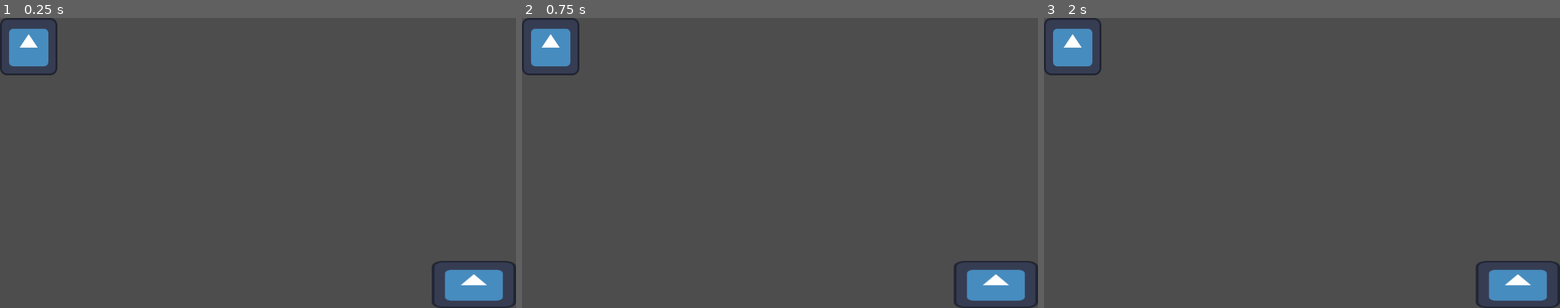
Above: before the commit, frames 1-3 (left to right).
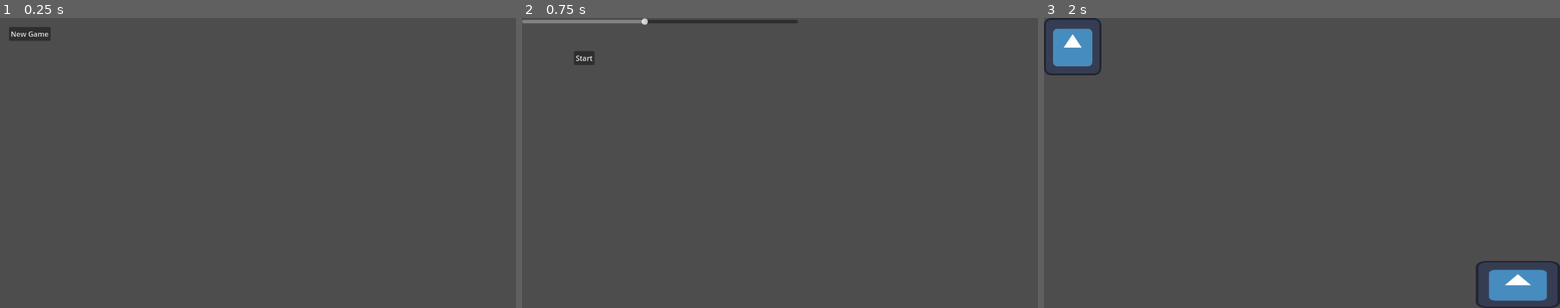
Above: after the commit, the same moments.

Repository: IsaacWalters256/BumblingGnomes
Game: Godot game, scene res://NC/main_main_node.tscn
Same seed, same stepped clock (60 frames per second), same inputs: the game is played once before the commit and once after it. The engine's default icon, where the game draws it, is replaced by a stand-in: a white triangle on a blue panel in a dark square.
Inputs (mouse positions are in pixels of both pictures, inside the frame that each line leads up to):
- Up to frame 1 (0.25 s): no input
- Up to frame 2 (0.75 s): click (552, 32) at 0.5 s, where only the run after the commit has a clickable "New Game"
- Up to frame 3 (2 s): click (1105, 58) at 1.25 s, where only the run after the commit has a clickable "Start"

The runs differ from the first frame. In frame 1, 2.9% of the frame differs, in the area x 0-100%, y 0-100%; in frame 2, 3.6%; in frame 3, nothing differs.
Error after the commit: Invalid access to property or key 'speech' on a base object of type 'Node2D (boss_talk_screen.gd)'. (res://NC/game_manager.gd:11)

Commit message:
started menu

Diff:
--- /dev/null
+++ b/NC/Menues/difficulty_screen.gd
@@ -0,0 +1,16 @@
+extends Control
+
+#have a whole bunch of sliders here liek gnome quality and such
+
+func _unhandled_input(event):
+	if event is InputEventKey:
+		if event.pressed and event.keycode == KEY_ENTER:
+			#get_tree().quit()
+			new_game()
+
+
+func _on_start_button_pressed() -> void:
+	new_game()
+
+func new_game():
+	get_parent().change_screens("start_game",[get_node("HSlider").value])
--- /dev/null
+++ b/NC/Menues/difficulty_screen.tscn
@@ -0,0 +1,31 @@
+[gd_scene load_steps=2 format=3 uid="uid://cxw2xx2yyfj67"]
+
+[ext_resource type="Script" uid="uid://beasdco50vtqx" path="res://NC/Menues/difficulty_screen.gd" id="1_vw1yv"]
+
+[node name="DifficultyScreen" type="Control"]
+layout_mode = 3
+anchors_preset = 15
+anchor_right = 1.0
+anchor_bottom = 1.0
+grow_horizontal = 2
+grow_vertical = 2
+script = ExtResource("1_vw1yv")
+
+[node name="HSlider" type="HSlider" parent="."]
+layout_mode = 0
+offset_right = 616.0
+offset_bottom = 16.0
+min_value = 1.0
+max_value = 10.0
+value = 5.0
+
+[node name="StartButton" type="Button" parent="."]
+layout_mode = 0
+offset_left = 116.0
+offset_top = 74.0
+offset_right = 124.0
+offset_bottom = 82.0
+text = "Start
+"
+
+[connection signal="pressed" from="StartButton" to="." method="_on_start_button_pressed"]
--- /dev/null
+++ b/NC/Menues/gnome_text_box.gd
@@ -0,0 +1,12 @@
+extends Control
+
+func _unhandled_input(event):
+	if event is InputEventKey:
+		if event.pressed and event.keycode == KEY_ENTER:#would also be on tapping the screen
+			#get_tree().quit()
+			skip_text()
+
+func skip_text():
+	pass#if text already loaded, goes to next
+
+#use a Tween to animate the visible_ratio or visible_characters property of a Label or RichTextLabel
--- /dev/null
+++ b/NC/Menues/gnome_text_box.tscn
@@ -0,0 +1,64 @@
+[gd_scene load_steps=4 format=3 uid="uid://d4c4d7npa8128"]
+
+[ext_resource type="Script" uid="uid://c0gmaudc107c1" path="res://NC/Menues/gnome_text_box.gd" id="1_5hjk2"]
+
+[sub_resource type="StyleBoxFlat" id="StyleBoxFlat_5hjk2"]
+bg_color = Color(0, 0, 0, 0.384314)
+border_width_left = 4
+border_width_top = 4
+border_width_right = 4
+border_width_bottom = 4
+border_color = Color(1, 1, 1, 1)
+
+[sub_resource type="Theme" id="Theme_40a4p"]
+PanelContainer/styles/panel = SubResource("StyleBoxFlat_5hjk2")
+
+[node name="GnomeTextBox" type="Control"]
+layout_mode = 3
+anchors_preset = 15
+anchor_right = 1.0
+anchor_bottom = 1.0
+grow_horizontal = 2
+grow_vertical = 2
+script = ExtResource("1_5hjk2")
+
+[node name="MarginContainer" type="MarginContainer" parent="."]
+layout_mode = 1
+anchors_preset = 12
+anchor_top = 1.0
+anchor_right = 1.0
+anchor_bottom = 1.0
+offset_top = -31.0
+grow_horizontal = 2
+grow_vertical = 0
+theme_override_constants/margin_left = 10
+theme_override_constants/margin_right = 10
+theme_override_constants/margin_bottom = 10
+
+[node name="VBoxContainer" type="VBoxContainer" parent="MarginContainer"]
+layout_mode = 2
+
+[node name="OptionalOptions" type="Control" parent="MarginContainer/VBoxContainer"]
+layout_mode = 2
+
+[node name="Container" type="PanelContainer" parent="MarginContainer/VBoxContainer"]
+layout_mode = 2
+theme = SubResource("Theme_40a4p")
+
+[node name="MarginContainer" type="MarginContainer" parent="MarginContainer/VBoxContainer/Container"]
+layout_mode = 2
+theme_override_constants/margin_left = 5
+theme_override_constants/margin_top = 5
+theme_override_constants/margin_right = 5
+theme_override_constants/margin_bottom = 5
+
+[node name="VBoxContainer" type="VBoxContainer" parent="MarginContainer/VBoxContainer/Container/MarginContainer"]
+layout_mode = 2
+
+[node name="CharacterNameLabel" type="Label" parent="MarginContainer/VBoxContainer/Container/MarginContainer/VBoxContainer"]
+layout_mode = 2
+text = "Character Name"
+
+[node name="CharacterTextLabel" type="Label" parent="MarginContainer/VBoxContainer/Container/MarginContainer/VBoxContainer"]
+layout_mode = 2
+text = "hell o thisi is  chacaca kjthek jdifal j"
--- /dev/null
+++ b/NC/Speech/english.gd
@@ -0,0 +1,5 @@
+extends Node
+
+var speech = {
+
+}
--- /dev/null
+++ b/NC/Speech/english.tscn
@@ -0,0 +1,6 @@
+[gd_scene load_steps=2 format=3 uid="uid://4b7hjft2bm52"]
+
+[ext_resource type="Script" uid="uid://grlt1twqg5s" path="res://NC/Speech/english.gd" id="1_jsadx"]
+
+[node name="English" type="Node"]
+script = ExtResource("1_jsadx")
--- /dev/null
+++ b/NC/boss_talk_screen.gd
@@ -0,0 +1,8 @@
+extends Node2D
+
+
+func start(type):
+	if type == "intro":
+		pass
+		#create text
+		#get what we need from speech and put it into texts function
--- /dev/null
+++ b/NC/boss_talk_screen.tscn
@@ -0,0 +1,6 @@
+[gd_scene load_steps=2 format=3 uid="uid://ddk5cqktv51ql"]
+
+[ext_resource type="Script" uid="uid://chw38fmig1qaf" path="res://NC/boss_talk_screen.gd" id="1_o2kau"]
+
+[node name="BossTalkScreen" type="Node2D"]
+script = ExtResource("1_o2kau")
--- /dev/null
+++ b/NC/game_manager.gd
@@ -0,0 +1,21 @@
+extends Node2D
+
+var difficulty = 0
+var current_screen = null
+
+var speech = null
+
+func start(extras):
+	difficulty = extras[0]
+
+	speech = load("res://NC/boss_talk_screen.tscn").instantiate().speech
+
+	#load boss starting speech screen
+	switch_current_screen("boss_talk_intro")
+
+
+func switch_current_screen(type):
+	if type == "boss_talk_intro":
+		current_screen = load("res://NC/boss_talk_screen.tscn").instantiate()
+		current_screen.start("intro")
+	self.add_child(current_screen)
--- a/NC/game_manager.tscn
+++ b/NC/game_manager.tscn
@@ -1,9 +1,11 @@
-[gd_scene load_steps=3 format=3 uid="uid://b4nsja2jfdy4o"]
+[gd_scene load_steps=4 format=3 uid="uid://b4nsja2jfdy4o"]
 
+[ext_resource type="Script" uid="uid://bxs76w8c1noaq" path="res://NC/game_manager.gd" id="1_f5vru"]
 [ext_resource type="PackedScene" uid="uid://dexpb05o1ftrw" path="res://NC/basic_systems.tscn" id="1_xbq1l"]
 [ext_resource type="Texture2D" uid="uid://nvlogmtuim56" path="res://icon.svg" id="2_ti3l8"]
 
 [node name="GameManager" type="Node2D"]
+script = ExtResource("1_f5vru")
 
 [node name="BasicSystems" parent="." instance=ExtResource("1_xbq1l")]
 
--- /dev/null
+++ b/NC/main_main_node.gd
@@ -0,0 +1,21 @@
+extends Node
+
+var current_child = null
+
+func _ready():
+	change_screens("main_menu")
+
+func change_screens(which,extras=[]):
+	var new_child = null
+	if which == "main_menu":
+		new_child = load("res://NC/main_menu.tscn").instantiate()
+	elif which == "difficulty":
+		new_child = load("res://NC/Menues/difficulty_screen.tscn").instantiate()
+	elif which == "start_game":
+		new_child = load("res://NC/game_manager.tscn").instantiate()
+		new_child.start(extras)
+
+	if current_child:
+		current_child.queue_free()
+	self.add_child(new_child)
+	current_child = new_child
--- a/NC/main_main_node.tscn
+++ b/NC/main_main_node.tscn
@@ -1,7 +1,6 @@
 [gd_scene load_steps=2 format=3 uid="uid://bg6v5ffrd1l2t"]
 
-[ext_resource type="PackedScene" uid="uid://b4nsja2jfdy4o" path="res://NC/game_manager.tscn" id="1_mbo1d"]
+[ext_resource type="Script" uid="uid://dluwjitg8xbdw" path="res://NC/main_main_node.gd" id="1_cgp18"]
 
 [node name="MainMainNode" type="Node"]
-
-[node name="GameManager" parent="." instance=ExtResource("1_mbo1d")]
+script = ExtResource("1_cgp18")
--- /dev/null
+++ b/NC/main_menu.gd
@@ -0,0 +1,13 @@
+extends Control
+
+func _unhandled_input(event):
+	if event is InputEventKey:
+		if event.pressed and event.keycode == KEY_ENTER:
+			#get_tree().quit()
+			new_game()
+
+func _on_new_game_button_pressed() -> void:
+	new_game()
+
+func new_game():
+	get_parent().change_screens("difficulty")
--- /dev/null
+++ b/NC/main_menu.tscn
@@ -0,0 +1,28 @@
+[gd_scene load_steps=2 format=3 uid="uid://pti0kkc214nu"]
+
+[ext_resource type="Script" uid="uid://ycncpqf2kdwq" path="res://NC/main_menu.gd" id="1_24m6y"]
+
+[node name="MainMenu" type="Control"]
+layout_mode = 3
+anchors_preset = 15
+anchor_right = 1.0
+anchor_bottom = 1.0
+grow_horizontal = 2
+grow_vertical = 2
+script = ExtResource("1_24m6y")
+
+[node name="VBoxContainer" type="VBoxContainer" parent="."]
+layout_mode = 0
+offset_right = 40.0
+offset_bottom = 40.0
+
+[node name="MarginContainer" type="MarginContainer" parent="VBoxContainer"]
+layout_mode = 2
+theme_override_constants/margin_left = 20
+theme_override_constants/margin_top = 20
+
+[node name="NewGameButton" type="Button" parent="VBoxContainer/MarginContainer"]
+layout_mode = 2
+text = "New Game"
+
+[connection signal="pressed" from="VBoxContainer/MarginContainer/NewGameButton" to="." method="_on_new_game_button_pressed"]
Not shown, added: NC/Menues/difficulty_screen.gd.uid
Not shown, added: NC/Menues/gnome_text_box.gd.uid
Not shown, added: NC/Speech/english.gd.uid
Not shown, added: NC/boss_talk_screen.gd.uid
Not shown, added: NC/game_manager.gd.uid
Not shown, added: NC/main_main_node.gd.uid
Not shown, added: NC/main_menu.gd.uid
